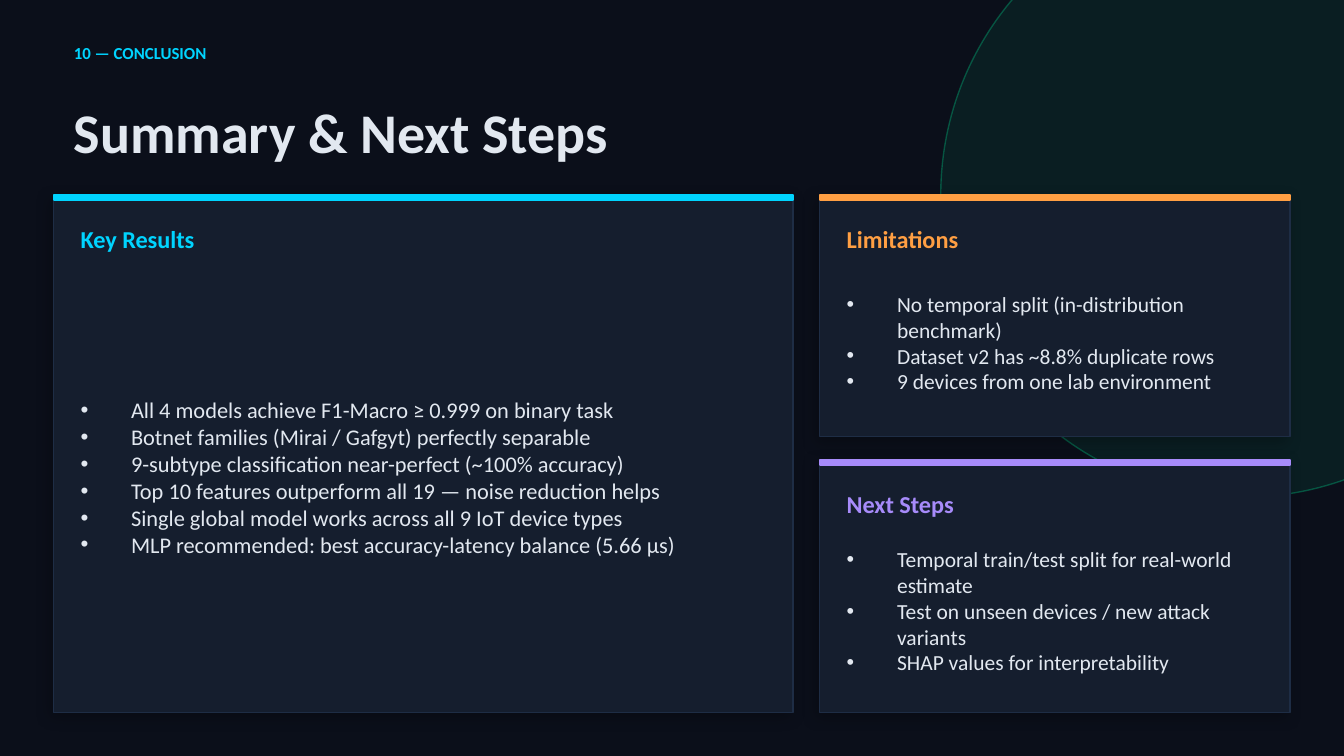
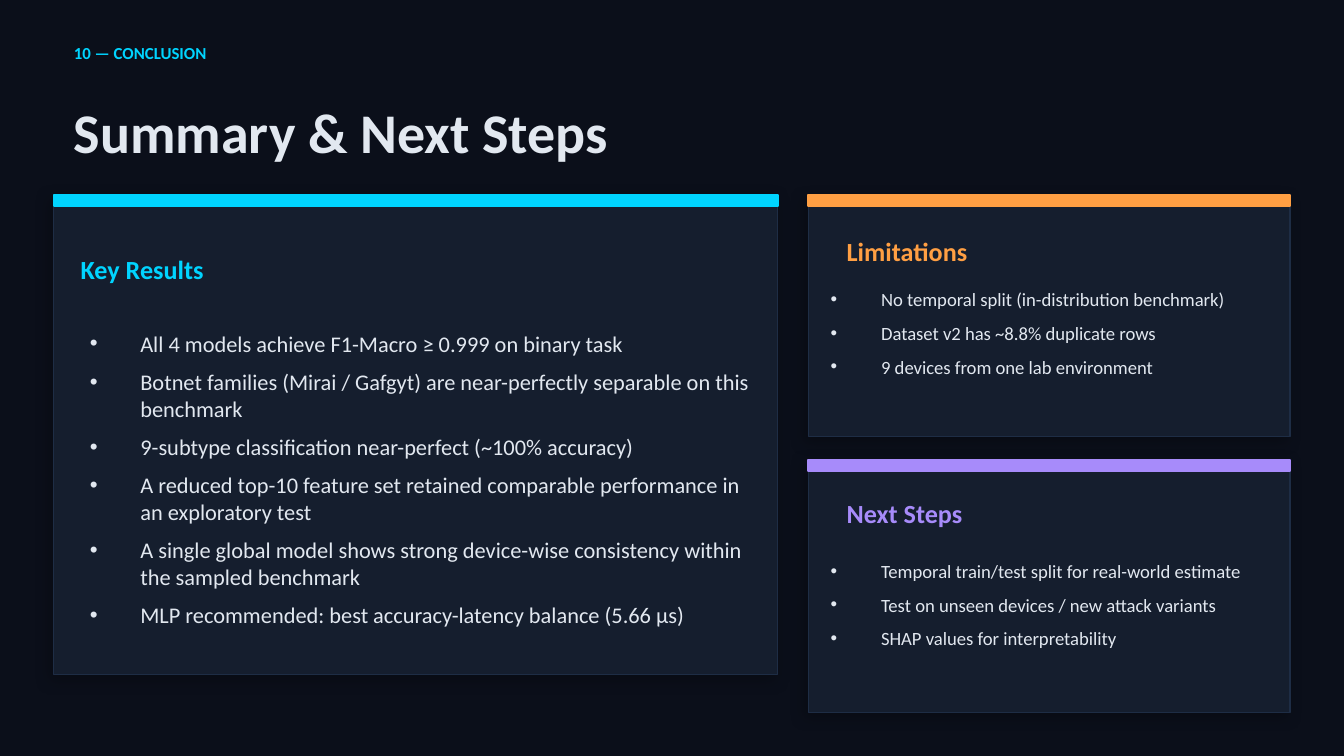
Before and after one commit to JinL2001/IoT_IDS_Full_Pipeline, a slide deck: slide 11 of IoT_IDS_Presentation.pptx. Drawn at 1344x756 pixels with LibreOffice and Linux fonts; fonts in the diff are those of the drawing. Boxes give left, top, right and bottom in pixels: in the first picture for what was removed or moved away, otherwise in the second. Text is boxed around its words. In the diff, an @@ line names an element or a change of style, - is before the commit and + after.

```diff
--- a/IoT_IDS_Presentation.pptx
+++ b/IoT_IDS_Presentation.pptx
@@ ellipse removed at (941,0,1344,497) @@
@@ rectangle: place and size @@
-rectangle at (54,195,793,200)
+rectangle at (54,195,778,206)
@@ rectangle: place and size @@
-rectangle at (54,195,793,712)
+rectangle at (54,195,778,675)
@@ rectangle: place and size @@
-rectangle at (820,195,1290,437)
+rectangle at (808,195,1290,437)
@@ rectangle: place and size @@
-rectangle at (820,195,1290,200)
+rectangle at (808,195,1290,206)
@@ text "Limitations": place and size @@
-text "Limitations" at (847,231,959,248)
+text "Limitations" at (847,242,968,261)
@@ size 13 to 14 pt in 3 elements at (847,506,963,527), (847,242,968,261), (81,260,204,283) @@
@@ text "Key Results": place and size @@
-text "Key Results" at (81,231,194,252)
+text "Key Results" at (81,260,204,283)
@@ text "No temporal split (in-distribution benchmark)" at (881,292,1224,374): size 11.5 to 10 pt; more space between paragraphs @@
@@ text "No temporal split (in-distribution benchmark)": place and size @@
-text "No temporal split (in-distribution benchmark)" at (897,296,1214,389)
+text "No temporal split (in-distribution benchmark)" at (881,292,1224,374)
@@ text "All 4 models achieve F1-Macro ...": place and size @@
-text "All 4 models achieve F1-Macro ..." at (131,402,675,557)
+text "All 4 models achieve F1-Macro ..." at (140,336,748,627)
@@ text at (140,336,684,627): more space between paragraphs @@
@@ text at (140,374,748,417): text changed @@
-• Botnet families (Mirai / Gafgyt) perfectly separable
+• Botnet families (Mirai / Gafgyt) are near-perfectly separable on this benchmark
@@ text at (140,477,741,589): text changed @@
-• Top 10 features outperform all 19 — noise reduction helps
-• Single global model works across all 9 IoT device types
+• A reduced top-10 feature set retained comparable performance in an exploratory test
+• A single global model shows strong device-wise consistency within the sampled benchmark
@@ rectangle: place and size @@
-rectangle at (820,460,1290,712)
+rectangle at (808,460,1290,712)
@@ rectangle: place and size @@
-rectangle at (820,460,1290,465)
+rectangle at (808,460,1290,470)
@@ text "Next Steps": place and size @@
-text "Next Steps" at (847,497,953,517)
+text "Next Steps" at (847,506,963,527)
@@ text "Temporal train/test split for real-world ...": place and size @@
-text "Temporal train/test split for real-world ..." at (897,552,1232,674)
+text "Temporal train/test split for real-world ..." at (881,565,1241,648)
@@ text "Temporal train/test split for real-world ..." at (881,565,1241,648): size 11.5 to 10 pt; more space between paragraphs @@
```
Also in this commit, not shown: 8 other slides changed, 5 other files.
